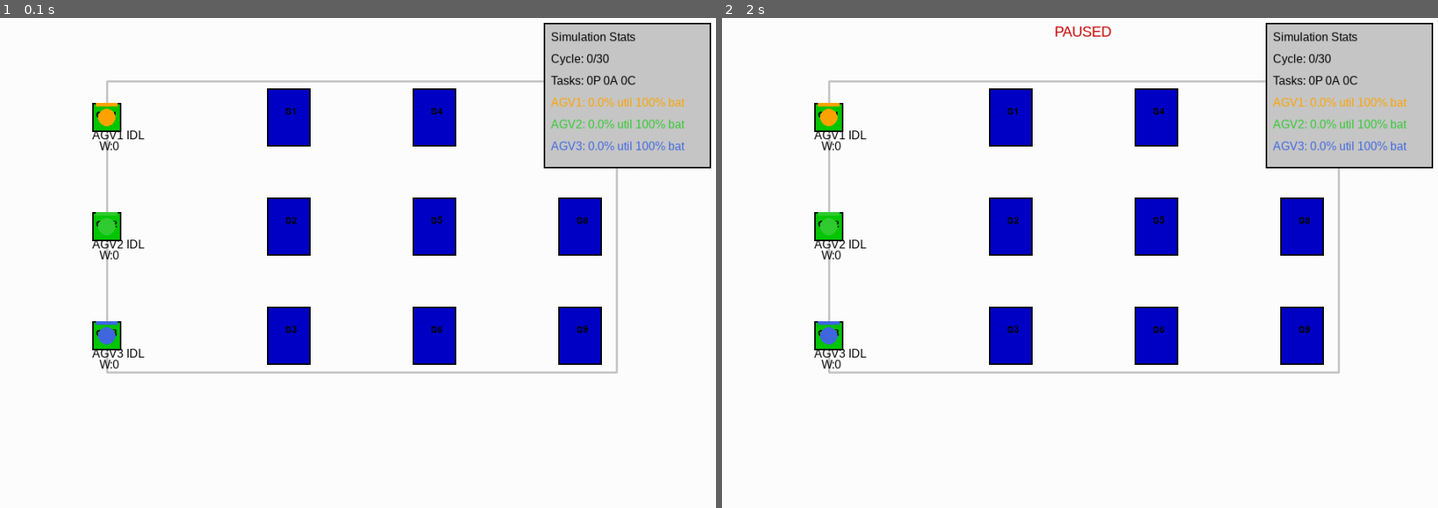
Above: before the commit, frames 1-2 (left to right).
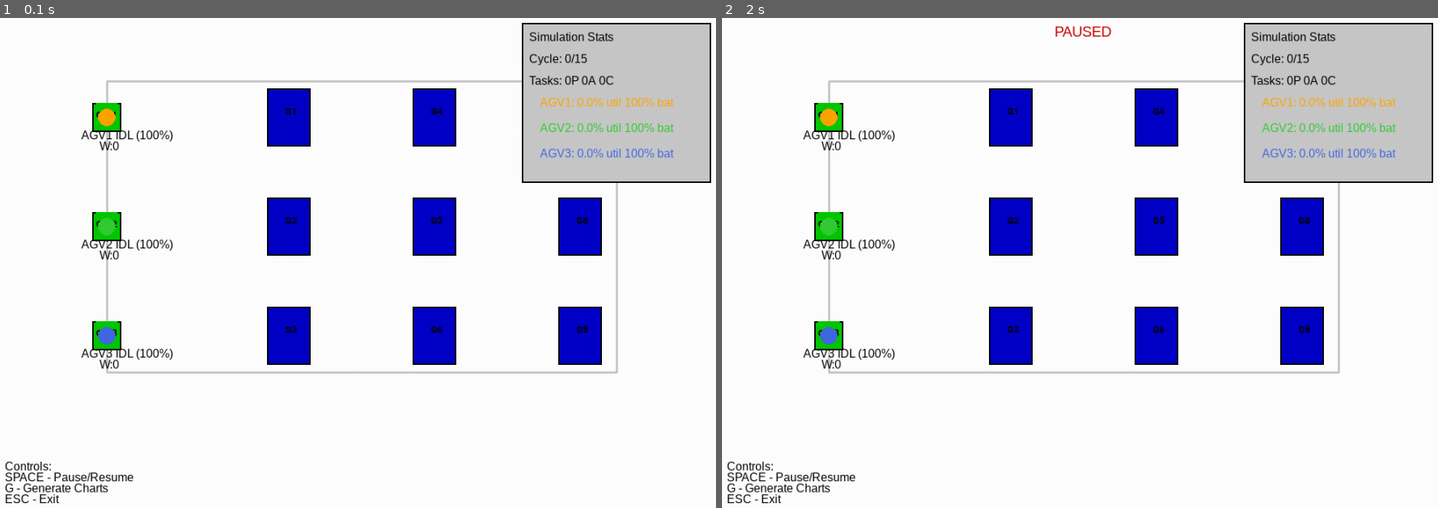
Above: after the commit, the same moments.

Repository: AninditaQF/Multi-Agent-System-Application-In-Multi-Automated-Guided-Vehicle-Charging-System
Game: pygame game, started from pygame_simul copy 3.py
Same seed, same stepped clock (60 frames per second), same inputs: the game is played once before the commit and once after it.
Inputs:
- Up to frame 1 (0.1 s): no input
- Up to frame 2 (2 s): tap G at 0.33 s; tap Space at 1.67 s

The runs differ from the first frame. In frame 1, 3.9% of the frame differs, in the area x 0-100%, y 0-100%; in frame 2, 3.9%.

Commit message:
Update pygame_simul copy 3.py

Diff:
--- a/pygame_simul copy 3.py
+++ b/pygame_simul copy 3.py
@@ -4,20 +4,23 @@
 import math
 from enum import Enum, auto
 from typing import List, Tuple, Optional
+import matplotlib.pyplot as plt
+import numpy as np
+from collections import defaultdict
 
 # ====================
 # Simulation Parameters
 # ====================
 WIDTH, HEIGHT = 1000, 700
-NUM_CYCLES = 30
+NUM_CYCLES = 15
 AGV_COUNT = 3
 FPS = 60
 
 # Battery and Task Parameters
 BATTERY_THRESHOLD = 50    # AGV can bid if battery > 50%
-BATTERY_USAGE = 40        # Battery reduction when task completes (%)
+BATTERY_USAGE = 30        # Battery reduction when task completes (%)
 CHARGE_RATE = 10           # Battery charging rate per second (%)
-SPEED = 3                 # AGV movement speed (px/frame)
+SPEED = 5                 # AGV movement speed (px/frame)
 TASK_RADIUS = 20          # Task circle radius
 WORKING_TIME = 2.0        # Task processing time (seconds)
 TASK_GENERATION_INTERVAL = 5.0  # Time between new tasks (seconds)
@@ -77,9 +80,16 @@
         self.battery_history = []
         self.utilization_time = 0.0
         self.idle_time = 0.0
+        self.charging_time = 0.0
+        self.state_history = []
+        self.task_count = 0
 
     def can_bid(self) -> bool:
-        return self.battery >= BATTERY_THRESHOLD and self.state == AGVState.IDLE
+        return self.battery > BATTERY_THRESHOLD and self.state == AGVState.IDLE
+
+    def needs_charging(self) -> bool:
+        """Check if AGV needs charging (battery <= threshold)"""
+        return self.battery <= BATTERY_THRESHOLD
 
     def bid_value(self) -> float:
         # Prioritize AGVs with lowest work_time and highest battery
@@ -90,6 +100,7 @@
         self.task_pos = pygame.math.Vector2(task_pos)
         self.target = self.task_pos
         self.assigned_task_id = task_id
+        self.task_count += 1
         self.calculate_path()
 
     def calculate_path(self):
@@ -113,9 +124,16 @@
         self.current_path_index = 0
 
     def update(self, dt: float):
+        # Record current state
+        self.state_history.append((pygame.time.get_ticks(), self.state))
+
         # Track time spent in different states
-        if self.state in (AGVState.TO_TASK, AGVState.WORKING, AGVState.TO_CHARGER):
+        if self.state == AGVState.WORKING:
             self.utilization_time += dt
+        elif self.state == AGVState.TO_TASK or self.state == AGVState.TO_CHARGER:
+            self.utilization_time += dt * 0.5  # Moving is half utilization
+        elif self.state == AGVState.CHARGING:
+            self.charging_time += dt
         else:
             self.idle_time += dt
 
@@ -143,12 +161,17 @@
         elif self.state == AGVState.TO_CHARGER and self.target:
             self._move_along_path()
             if self._reached_target():
-                self.state = AGVState.CHARGING if self.battery < 100 else AGVState.IDLE
+                # FIXED: Only charge if battery needs charging (<=50%)
+                if self.needs_charging():
+                    self.state = AGVState.CHARGING
+                else:
+                    self.state = AGVState.IDLE
                 self.target = None
                 self.task_pos = None
 
         elif self.state == AGVState.CHARGING:
             self.battery = min(100.0, self.battery + CHARGE_RATE * dt)
+            # FIXED: Stop charging when battery is full OR above threshold
             if self.battery >= 100.0:
                 self.state = AGVState.IDLE
 
@@ -191,7 +214,16 @@
         x = self.pos.x - bar_w / 2
         y = self.pos.y - 20
         pygame.draw.rect(screen, BLACK, (x, y, bar_w, bar_h), 1)
-        pygame.draw.rect(screen, self.color, (x, y, bar_w * (self.battery / 100), bar_h))
+
+        # Color battery bar based on level
+        if self.battery > BATTERY_THRESHOLD:
+            battery_color = GREEN
+        elif self.battery > 20:
+            battery_color = YELLOW
+        else:
+            battery_color = RED
+
+        pygame.draw.rect(screen, battery_color, (x, y, bar_w * (self.battery / 100), bar_h))
 
     def _draw_label(self, screen: pygame.Surface, font: pygame.font.Font):
         state_text = {
@@ -202,8 +234,9 @@
             AGVState.TO_CHARGER: "→C"
         }.get(self.state, "")
 
-        label = font.render(f"AGV{self.idx} {state_text}", True, TEXT_COLOR)
-        screen.blit(label, (self.pos.x - 20, self.pos.y + 15))
+        # Add battery percentage to label
+        label = font.render(f"AGV{self.idx} {state_text} ({self.battery:.0f}%)", True, TEXT_COLOR)
+        screen.blit(label, (self.pos.x - 35, self.pos.y + 15))
 
     def _draw_work_time(self, screen: pygame.Surface, font: pygame.font.Font):
         work_label = font.render(f"W:{self.work_time}", True, TEXT_COLOR)
@@ -214,8 +247,11 @@
         self.task_id = task_id
         self.position = position
         self.creation_time = pygame.time.get_ticks()
+        self.assignment_time = None
+        self.completion_time = None
         self.assigned_to = None
         self.completed = False
+        self.wait_times = []
 
 def draw_warehouse(screen: pygame.Surface):
     """Draw the warehouse layout with shelves, chargers, and paths"""
@@ -241,7 +277,7 @@
 def draw_stats_panel(screen: pygame.Surface, font: pygame.font.Font, agvs: List[AGV],
                     current_cycle: int, total_cycles: int, tasks: List[Task]):
     """Draw statistics panel showing simulation metrics"""
-    panel_rect = pygame.Rect(WIDTH - 250, 20, 230, 200)
+    panel_rect = pygame.Rect(WIDTH - 280, 20, 260, 220)
     pygame.draw.rect(screen, GRAY, panel_rect)
     pygame.draw.rect(screen, BLACK, panel_rect, 2)
 
@@ -263,19 +299,162 @@
     task_label = font.render(task_text, True, BLACK)
     screen.blit(task_label, (panel_rect.x + 10, panel_rect.y + 70))
 
-    # AGV stats
+    # AGV stats with improved formatting
     for i, agv in enumerate(agvs):
-        total_time = agv.utilization_time + agv.idle_time
+        total_time = agv.utilization_time + agv.idle_time + agv.charging_time
         utilization = (agv.utilization_time / total_time * 100) if total_time > 0 else 0
+
+        # Status indicator
+        status_color = {
+            AGVState.IDLE: GRAY,
+            AGVState.CHARGING: YELLOW,
+            AGVState.WORKING: GREEN,
+            AGVState.TO_TASK: BLUE,
+            AGVState.TO_CHARGER: RED
+        }.get(agv.state, GRAY)
+
+        # Draw status circle
+        status_x = panel_rect.x + 10
+        status_y = panel_rect.y + 100 + i * 35
+        pygame.draw.circle(screen, status_color, (status_x, status_y + 5), 5)
+
         agv_text = (f"AGV{i+1}: {utilization:.1f}% util "
                    f"{agv.battery:.0f}% bat")
         agv_label = font.render(agv_text, True, AGV_COLORS[i])
-        screen.blit(agv_label, (panel_rect.x + 10, panel_rect.y + 100 + i * 30))
+        screen.blit(agv_label, (status_x + 15, status_y))
+
+        # Charging indicator
+        if agv.needs_charging():
+            charge_text = font.render("NEEDS CHARGE", True, RED)
+            screen.blit(charge_text, (status_x + 15, status_y + 15))
+
+def generate_visualizations(agvs: List[AGV], tasks: List[Task]):
+    """Generate all required visualizations after simulation"""
+    # Create a figure with multiple subplots
+    plt.figure(figsize=(15, 10))
+
+    # 1. Bar chart: distribusi tugas per AGV
+    plt.subplot(2, 2, 1)
+    agv_ids = [f"AGV {i+1}" for i in range(len(agvs))]
+    task_counts = [agv.task_count for agv in agvs]
+
+    # Fixed color assignment - use list directly, not tuple wrapped in list
+    colors = ['#FFA500', '#32CD32', '#4169E1'][:len(agvs)]
+
+    bars = plt.bar(agv_ids, task_counts, color=colors)
+    plt.title('Distribusi Tugas per AGV')
+    plt.xlabel('AGV')
+    plt.ylabel('Jumlah Tugas')
+
+    # Add value labels on top of each bar
+    for bar in bars:
+        height = bar.get_height()
+        plt.text(bar.get_x() + bar.get_width()/2., height,
+                f'{int(height)}',
+                ha='center', va='bottom')
+
+    # 2. Line chart: level baterai tiap AGV dari waktu ke waktu
+    plt.subplot(2, 2, 2)
+    plot_colors = ['#FFA500', '#32CD32', '#4169E1']
+    for i, agv in enumerate(agvs):
+        if not agv.battery_history:
+            continue
+        times, batteries = zip(*agv.battery_history)
+        times = [t/1000 for t in times]  # Convert to seconds
+        plt.plot(times, batteries, label=f'AGV {agv.idx}',
+                color=plot_colors[i], linewidth=2)
+
+    # Add battery threshold line
+    plt.axhline(y=BATTERY_THRESHOLD, color='red', linestyle='--',
+                label=f'Threshold ({BATTERY_THRESHOLD}%)')
+
+    plt.title('Level Baterai AGV')
+    plt.xlabel('Waktu (detik)')
+    plt.ylabel('Persentase Baterai (%)')
+    plt.legend()
+    plt.grid(True)
+
+    # 3. Pie chart: proporsi waktu AGV dalam state IDLE, WORKING, CHARGING
+    plt.subplot(2, 2, 3)
+    # Calculate average proportions across all AGVs
+    total_working = sum(agv.utilization_time for agv in agvs)
+    total_idle = sum(agv.idle_time for agv in agvs)
+    total_charging = sum(agv.charging_time for agv in agvs)
+    total_time = total_working + total_idle + total_charging
+
+    if total_time > 0:
+        working_pct = total_working / total_time * 100
+        idle_pct = total_idle / total_time * 100
+        charging_pct = total_charging / total_time * 100
+
+        sizes = [working_pct, idle_pct, charging_pct]
+        labels = ['Working', 'Idle', 'Charging']
+        colors = ['#FFA500', '#32CD32', '#4169E1']
+        explode = (0.1, 0, 0)  # explode the working slice
+
+        plt.pie(sizes, explode=explode, labels=labels, colors=colors,
+               autopct='%1.1f%%', shadow=True, startangle=140)
+        plt.title('Proporsi Waktu Rata-rata Semua AGV')
+    else:
+        plt.text(0.5, 0.5, 'No time data', ha='center', va='center', transform=plt.gca().transAxes)
+
+    # 4. Wait time analysis for tasks
+    plt.subplot(2, 2, 4)
+    wait_times = []
+    for task in tasks:
+        if task.assignment_time:
+            wait_time = (task.assignment_time - task.creation_time) / 1000  # in seconds
+            wait_times.append(wait_time)
+
+    if wait_times:
+        plt.hist(wait_times, bins=10, color='#4169E1', edgecolor='black', alpha=0.7)
+        plt.title('Distribusi Waktu Tunggu Tugas')
+        plt.xlabel('Waktu Tunggu (detik)')
+        plt.ylabel('Jumlah Tugas')
+        plt.grid(True, alpha=0.3)
+
+        # Add statistics
+        avg_wait = np.mean(wait_times)
+        max_wait = max(wait_times)
+        plt.axvline(avg_wait, color='red', linestyle='--', label=f'Rata-rata: {avg_wait:.1f}s')
+        plt.legend()
+    else:
+        plt.text(0.5, 0.5, 'No wait time data', ha='center', va='center', transform=plt.gca().transAxes)
+
+    plt.tight_layout()
+    plt.savefig('agv_simulation_metrics.png', dpi=300, bbox_inches='tight')
+    plt.show()
+
+    # Additional metrics table
+    print("\nMETRIK SIMULASI AGV")
+    print("="*80)
+    print(f"{'AGV':<10}{'Utilization (%)':<15}{'Idle Time (s)':<15}{'Charging Time (s)':<18}{'Tasks Completed':<15}")
+    print("-"*80)
+    for agv in agvs:
+        total_time = agv.utilization_time + agv.idle_time + agv.charging_time
+        utilization = agv.utilization_time / total_time * 100 if total_time > 0 else 0
+        print(f"{f'AGV {agv.idx}':<10}{utilization:<15.1f}{agv.idle_time:<15.1f}{agv.charging_time:<18.1f}{agv.task_count:<15}")
+
+    # Summary statistics
+    print("\nRINGKASAN SIMULASI")
+    print("-"*30)
+    total_tasks = sum(agv.task_count for agv in agvs)
+    completed_tasks = len([t for t in tasks if t.completed])
+    avg_utilization = np.mean([agv.utilization_time / (agv.utilization_time + agv.idle_time + agv.charging_time) * 100
+                              for agv in agvs if (agv.utilization_time + agv.idle_time + agv.charging_time) > 0])
+
+    print(f"Total tugas diselesaikan: {total_tasks}")
+    print(f"Tugas yang selesai: {completed_tasks}")
+    print(f"Rata-rata utilisasi AGV: {avg_utilization:.1f}%")
+
+    if wait_times:
+        print(f"Rata-rata waktu tunggu: {np.mean(wait_times):.1f} detik")
+        print(f"Waktu tunggu maksimum: {max(wait_times):.1f} detik")
 
 def main():
     pygame.init()
     screen = pygame.display.set_mode((WIDTH, HEIGHT))
-    pygame.display.set_caption("Improved AGV Warehouse Simulation")
+    pygame.display.set_caption("AGV Warehouse Simulation - Fixed Charging Logic")
     clock = pygame.time.Clock()
     font = pygame.font.SysFont('Arial', 20)
     small_font = pygame.font.SysFont('Arial', 16)
@@ -307,6 +486,8 @@
                     paused = not paused
                 elif event.key == pygame.K_ESCAPE:
                     running = False
+                elif event.key == pygame.K_g:  # Press 'g' to generate visualizations
+                    generate_visualizations(agvs, tasks)
 
         if paused:
             dt = 0  # Don't progress simulation when paused
@@ -333,6 +514,7 @@
                     best_agv = min(candidates, key=lambda agv: agv.bid_value())
                     best_agv.assign_task(task.position, task.task_id)
                     task.assigned_to = best_agv.idx
+                    task.assignment_time = pygame.time.get_ticks()
                     best_agv.work_time += 1
                     current_cycle += 1
 
@@ -363,6 +545,7 @@
                 for task in tasks:
                     if task.task_id == agv.assigned_task_id:
                         task.completed = True
+                        task.completion_time = pygame.time.get_ticks()
                         break
 
         # Draw statistics panel
@@ -373,7 +556,21 @@
             pause_text = font.render("PAUSED", True, RED)
             screen.blit(pause_text, (WIDTH // 2 - 40, 20))
 
+        # Draw controls info
+        controls_text = [
+            "Controls:",
+            "SPACE - Pause/Resume",
+            "G - Generate Charts",
+            "ESC - Exit"
+        ]
+        for i, text in enumerate(controls_text):
+            control_label = small_font.render(text, True, BLACK)
+            screen.blit(control_label, (10, HEIGHT - 80 + i * 15))
+
         pygame.display.flip()
+
+    # After simulation ends, generate visualizations
+    generate_visualizations(agvs, tasks)
 
     pygame.quit()
     sys.exit()
